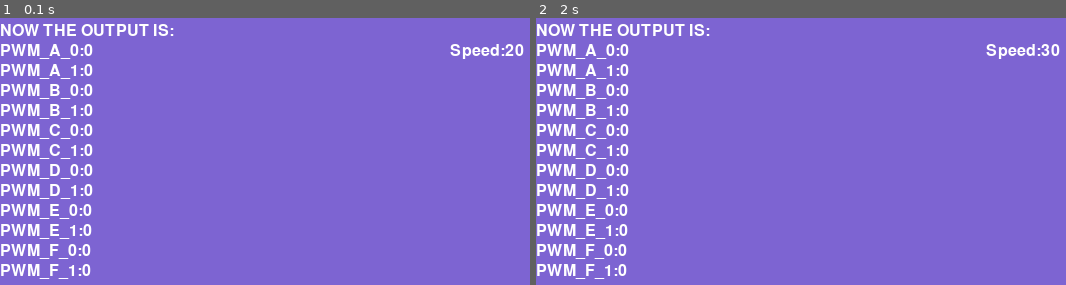
Above: before the commit, frames 1-2 (left to right).
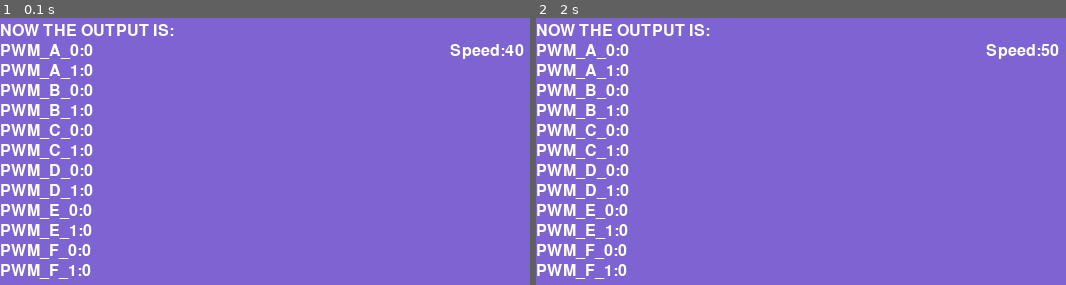
Above: after the commit, the same moments.

Repository: rainfall1998/grab_program
Game: pygame game, started from code/ControlTask_PWM_added.py
The game is run twice, just before and just after one commit, with the same random seed, the same clock (stepped at 60 frames per second) and the same inputs.
Inputs:
- Up to frame 1 (0.1 s): no input
- Up to frame 2 (2 s): hold Up 0.33-0.8 s; hold Down 0.83-1.13 s; hold Up 1.17-1.53 s; hold Down 1.57-1.93 s; hold Up from 1.97 s (still down)

The runs differ from the first frame. In frame 1, less than 0.1% of the frame differs, in the area x 95-97%, y 9-15%; in frame 2, less than 0.1%, in the area x 95-99%, y 9-15%.

Commit message:
code PWM is OK,and plan is in the readme

Diff:
--- a/code/ControlTask_PWM_added.py
+++ b/code/ControlTask_PWM_added.py
@@ -33,17 +33,17 @@
 
 #指示变量：
 CM_forward_back_dir = 0    ##底盘前后指示，0为停止，1为前进，2为后退
-CM_forward_back_speed  = 20##底盘前后速度,0-99
+CM_forward_back_speed  = 40##底盘前后速度,0-99
 CM_left_right_dir = 0      ##底盘左右指示，0为停止，1为左转，2为右转
-CM_left_right_speed = 20   ##底盘转向速度,0-99
+CM_left_right_speed = 40   ##底盘转向速度,0-99
 GM_rotate_dir = 0          ##云台旋转指示，0为停止，1为左旋，2为右旋
-GM_rotate_speed = 4        ##云台旋转速度,0-99
+GM_rotate_speed = 40        ##云台旋转速度,0-99
 ARM_root_dir = 0           ##臂根上下指示，0为停止，1为上摆，2为下摆
-ARM_root_speed = 4         ##臂根上下速度,0-99
+ARM_root_speed = 40         ##臂根上下速度,0-99
 ARM_stem_dir = 0           ##臂茎上下指示，0为停止，1为上摆，2为下摆
-ARM_stem_speed = 4         ##臂茎上下速度,0-99
+ARM_stem_speed = 40         ##臂茎上下速度,0-99
 ARM_leaf_dir = 0           ##臂叶上下指示，0为停止，1为上摆，2为下摆
-ARM_leaf_speed = 4         ##臂叶上下速度,0-99
+ARM_leaf_speed = 40         ##臂叶上下速度,0-99
 
 ##输出占空比：
 PWM_A_0 = 0        ##PWM范围为0-99(暂定)
@@ -85,6 +85,19 @@
 color = 125,100,210
 
 ##初始化GPIO 对应引脚见：https://blog.csdn.net/qq21497936/article/details/79758560
+GPIO.setmode(GPIO.BCM)
+GPIO.setup(4, GPIO.OUT)
+GPIO.setup(14, GPIO.OUT)
+GPIO.setup(17, GPIO.OUT)
+GPIO.setup(18, GPIO.OUT)
+GPIO.setup(22, GPIO.OUT)
+GPIO.setup(23, GPIO.OUT)
+GPIO.setup(9, GPIO.OUT)
+GPIO.setup(25, GPIO.OUT)
+GPIO.setup(11, GPIO.OUT)
+GPIO.setup(8, GPIO.OUT)
+GPIO.setup(6, GPIO.OUT)
+GPIO.setup(12, GPIO.OUT)
 Motor_A_0 = GPIO.PWM(4,1000)
 Motor_A_1 = GPIO.PWM(14,1000)
 Motor_B_0 = GPIO.PWM(17,1000)
Not shown, changed: README.md
